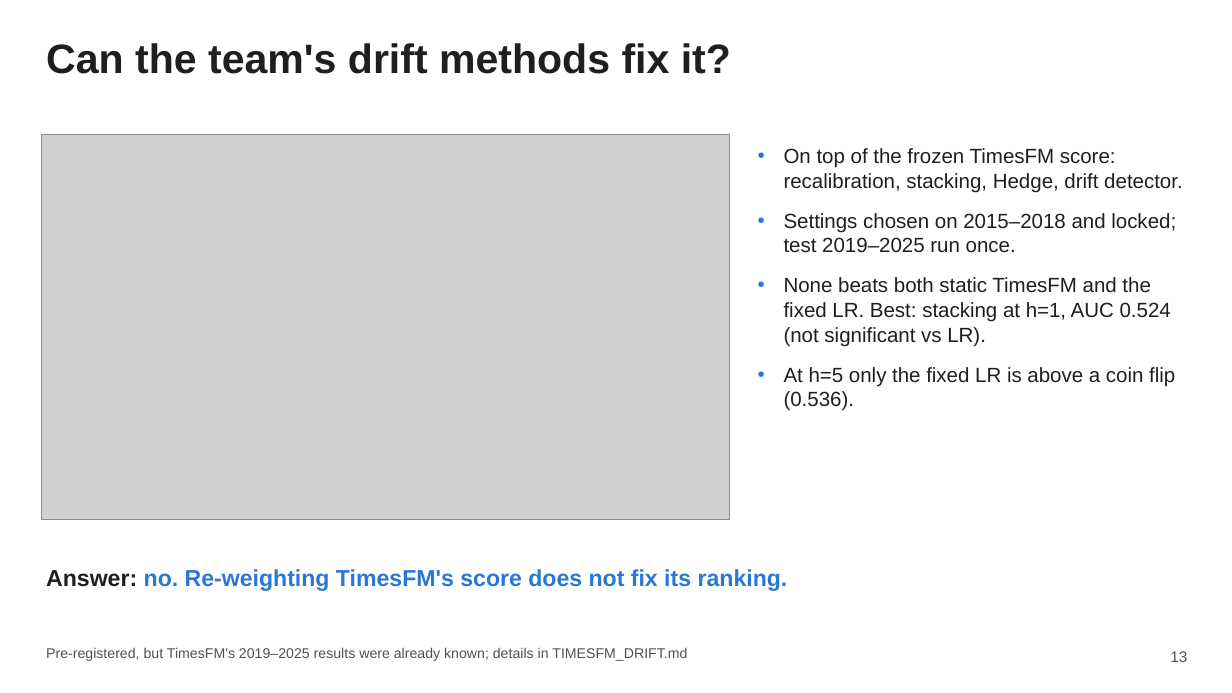
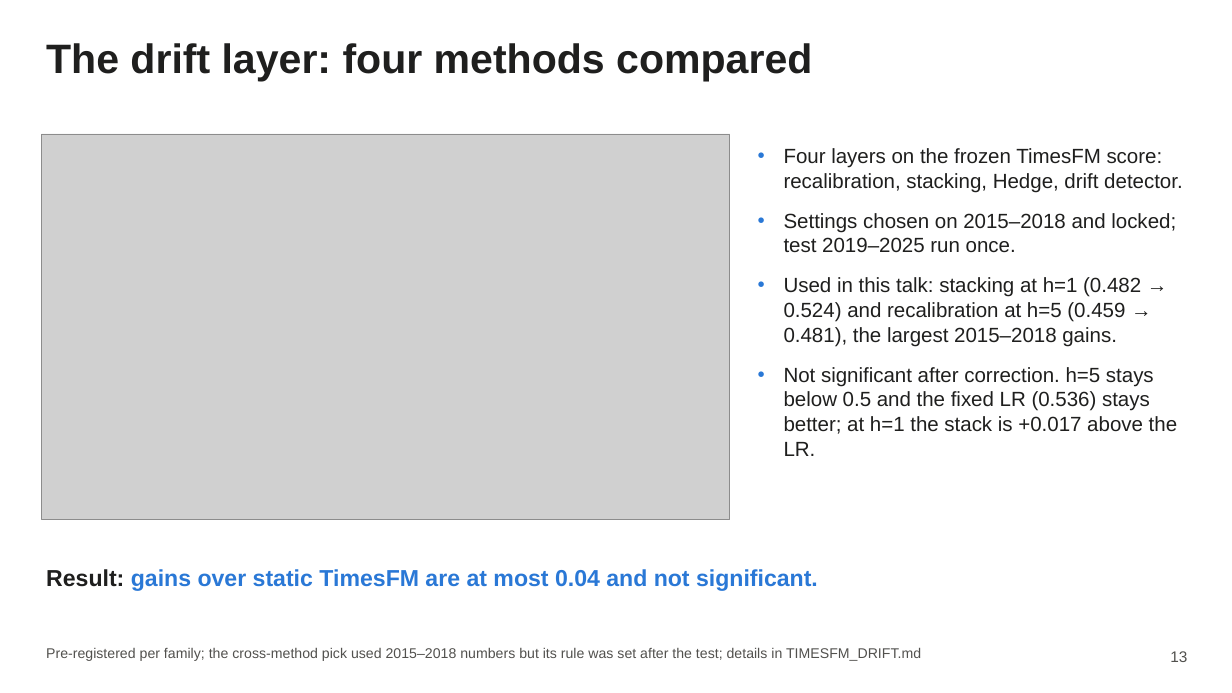
Before and after one commit to AmauryJayr/Predicting-SP500, a slide deck: slide 13 of timesfm3_experiment/slides/timesfm3_slides.pptx. Drawn at 1232x693 pixels with LibreOffice and Linux fonts; fonts in the diff are those of the drawing; grey boxes stand for pictures. Boxes give left, top, right and bottom in pixels: in the first picture for what was removed or moved away, otherwise in the second. Text is boxed around its words. In the diff, an @@ line names an element or a change of style, - is before the commit and + after.

Commit message:
TimesFM-3 slides: drift layer results throughout, new analysis slides
Results and year slides now use TimesFM + drift layer (stacking for h=1,
recalibration for h=5, picked on 2015-2018). Adds the how-it-was-built,
root-cause, drift and VIX slides; removes a stray LibreOffice lock file.

```diff
--- a/timesfm3_experiment/slides/timesfm3_slides.pptx
+++ b/timesfm3_experiment/slides/timesfm3_slides.pptx
@@ text at (46,43,812,81): text changed @@
-Can the team's drift methods fix it?
+The drift layer: four methods compared
@@ text at (784,148,1182,193): text changed @@
-• On top of the frozen TimesFM score: recalibration, stacking, Hedge, drift detector.
+• Four layers on the frozen TimesFM score: recalibration, stacking, Hedge, drift detector.
@@ text at (784,277,1177,456): text changed @@
-• None beats both static TimesFM and the fixed LR. Best: stacking at h=1, AUC 0.524 (not significant vs LR).
-• At h=5 only the fixed LR is above a coin flip (0.536).
+• Used in this talk: stacking at h=1 (0.482 → 0.524) and recalibration at h=5 (0.459 → 0.481), the largest 2015–2018 gains.
+• Not significant after correction. h=5 stays below 0.5 and the fixed LR (0.536) stays better; at h=1 the stack is +0.017 above the LR.
@@ text at (46,569,818,591): text changed @@
-Answer: no. Re-weighting TimesFM's score does not fix its ranking.
+Result: gains over static TimesFM are at most 0.04 and not significant.
@@ text at (46,648,921,661): text changed @@
-Pre-registered, but TimesFM's 2019–2025 results were already known; details in TIMESFM_DRIFT.md
+Pre-registered per family; the cross-method pick used 2015–2018 numbers but its rule was set after the test; details in TIMESFM_DRIFT.md
```
Also in this commit, not shown: 11 other slides changed, 1 slide added, 20 other files.
